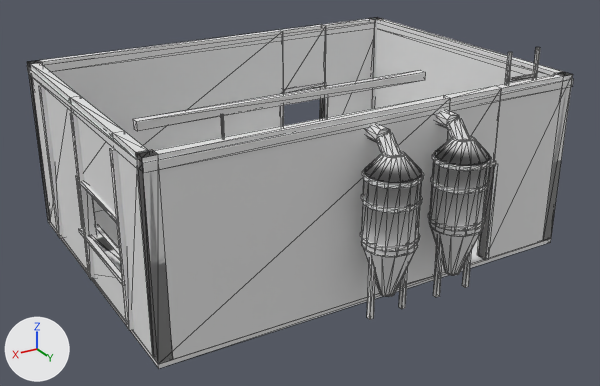
The OBJ model assets/tts/faultline-first-ruin-r1/sorting-hall-open.obj as it was, and as the next commit left it.
One viewpoint serves both versions: a camera (50 mm lens) standing at (7.28, 12.39, 6.97) and looking at (0.23, 0.64, 1.1). The axes (+X, +Y, +Z) are drawn at lower left. The lights are the same throughout. The older version comes first. Mesh edges are drawn as thin lines. Where no turn or scale is listed for an object, it has been applied to the vertices.

Objects in the first picture: 'sorting-hall-open'.
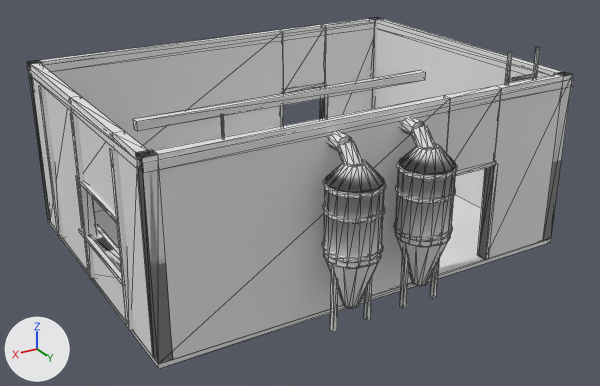
Patch to the scene script:
```diff
--- a/assets/tts/faultline-first-ruin-r1/sorting-hall-open.obj.py
+++ b/assets/tts/faultline-first-ruin-r1/sorting-hall-open.obj.py
@@ me_sorting_hall_open @@
 me_sorting_hall_open.from_pydata(...)  # 1308 vertices, 2284 faces; spans x -3.99..3.98, y -2.98..3.82, z 0.0..3.67
 # used by ob_sorting_hall_open; location = (0.0, 0.0, 0.0)
+# me_sorting_hall_open part 1: the loose piece of 8 vertices spanning x -1.39..-1.31, y 3.33..3.41, z 0.06..1.23 is moved by (0.68, 0.0, 0.0)
+# me_sorting_hall_open part 2: the loose piece of 8 vertices spanning x -0.77..-0.69, y 3.33..3.41, z 0.06..1.23 is moved by (0.68, 0.0, 0.0)
+# me_sorting_hall_open part 3: the loose piece of 28 vertices spanning x -1.46..-0.62, y 2.94..3.8, z 0.42..1.28 is moved by (0.68, 0.0, 0.0)
+# me_sorting_hall_open part 4: the loose piece of 48 vertices spanning x -1.47..-0.61, y 2.94..3.8, z 1.27..2.73 is moved by (0.68, 0.0, 0.0)
+# me_sorting_hall_open part 5: the loose piece of 28 vertices spanning x -1.48..-0.6, y 2.92..3.82, z 1.37..1.43 is moved by (0.68, 0.0, 0.0)
+# me_sorting_hall_open part 6: the loose piece of 28 vertices spanning x -1.48..-0.6, y 2.92..3.82, z 1.99..2.05 is moved by (0.68, 0.0, 0.0)
+# me_sorting_hall_open part 7: the loose piece of 28 vertices spanning x -1.48..-0.6, y 2.92..3.82, z 2.37..2.43 is moved by (0.68, 0.0, 0.0)
+# me_sorting_hall_open part 8: the loose piece of 35 vertices spanning x -1.17..-0.91, y 2.79..3.47, z 2.56..3.05 is moved by (0.68, 0.0, 0.0)
+# me_sorting_hall_open part 9: the loose piece of 8 vertices spanning x -0.07..0.01, y 3.33..3.41, z 0.06..1.23 is moved by (0.68, 0.0, 0.0)
+# me_sorting_hall_open part 10: the loose piece of 8 vertices spanning x 0.55..0.63, y 3.33..3.41, z 0.06..1.23 is moved by (0.68, 0.0, 0.0)
+# me_sorting_hall_open part 11: the loose piece of 28 vertices spanning x -0.14..0.7, y 2.94..3.8, z 0.42..1.28 is moved by (0.68, 0.0, 0.0)
+# me_sorting_hall_open part 12: the loose piece of 48 vertices spanning x -0.15..0.71, y 2.94..3.8, z 1.27..2.73 is moved by (0.68, 0.0, 0.0)
+# me_sorting_hall_open part 13: the loose piece of 28 vertices spanning x -0.16..0.72, y 2.92..3.82, z 1.37..1.43 is moved by (0.68, 0.0, 0.0)
+# me_sorting_hall_open part 14: the loose piece of 28 vertices spanning x -0.16..0.72, y 2.92..3.82, z 1.99..2.05 is moved by (0.68, 0.0, 0.0)
+# me_sorting_hall_open part 15: the loose piece of 28 vertices spanning x -0.16..0.72, y 2.92..3.82, z 2.37..2.43 is moved by (0.68, 0.0, 0.0)
+# me_sorting_hall_open part 16: the loose piece of 35 vertices spanning x 0.14..0.41, y 2.79..3.47, z 2.56..3.05 is moved by (0.68, 0.0, 0.0)
```

What differs and where, as boxes [x1, y1, x2, y2] in the pictures (600 x 386 px; the box of a moved part takes in the faces that stretch with it):
part 1 of me_sorting_hall_open, moved or reshaped: before [462, 251, 472, 288]; after [430, 258, 440, 298]
part 2 of me_sorting_hall_open, moved or reshaped: before [433, 240, 443, 297]; after [400, 250, 409, 309]
part 3 of me_sorting_hall_open, moved or reshaped: before [429, 222, 482, 275]; after [395, 232, 447, 286]
part 4 of me_sorting_hall_open, moved or reshaped: before [429, 136, 491, 237]; after [395, 144, 456, 247]
part 5 of me_sorting_hall_open, moved or reshaped: before [428, 212, 486, 231]; after [394, 221, 453, 242]
part 6 of me_sorting_hall_open, moved or reshaped: before [431, 177, 490, 194]; after [396, 184, 456, 204]
part 7 of me_sorting_hall_open, moved or reshaped: before [432, 152, 492, 171]; after [397, 158, 458, 180]
part 8 of me_sorting_hall_open, moved or reshaped: before [436, 110, 470, 141]; after [401, 116, 436, 149]
part 9 of me_sorting_hall_open, moved or reshaped: before [399, 267, 408, 309]; after [364, 278, 372, 321]
part 10 of me_sorting_hall_open, moved or reshaped: before [367, 260, 376, 320]; after [330, 271, 338, 332]
part 11 of me_sorting_hall_open, moved or reshaped: before [361, 241, 416, 297]; after [325, 255, 382, 308]
part 12 of me_sorting_hall_open, moved or reshaped: before [362, 151, 422, 257]; after [324, 159, 385, 268]
part 13 of me_sorting_hall_open, moved or reshaped: before [360, 231, 420, 252]; after [322, 241, 384, 263]
part 14 of me_sorting_hall_open, moved or reshaped: before [361, 194, 423, 213]; after [323, 203, 385, 224]
part 15 of me_sorting_hall_open, moved or reshaped: before [362, 166, 424, 189]; after [323, 177, 386, 199]
part 16 of me_sorting_hall_open, moved or reshaped: before [366, 123, 401, 156]; after [328, 131, 363, 165]
